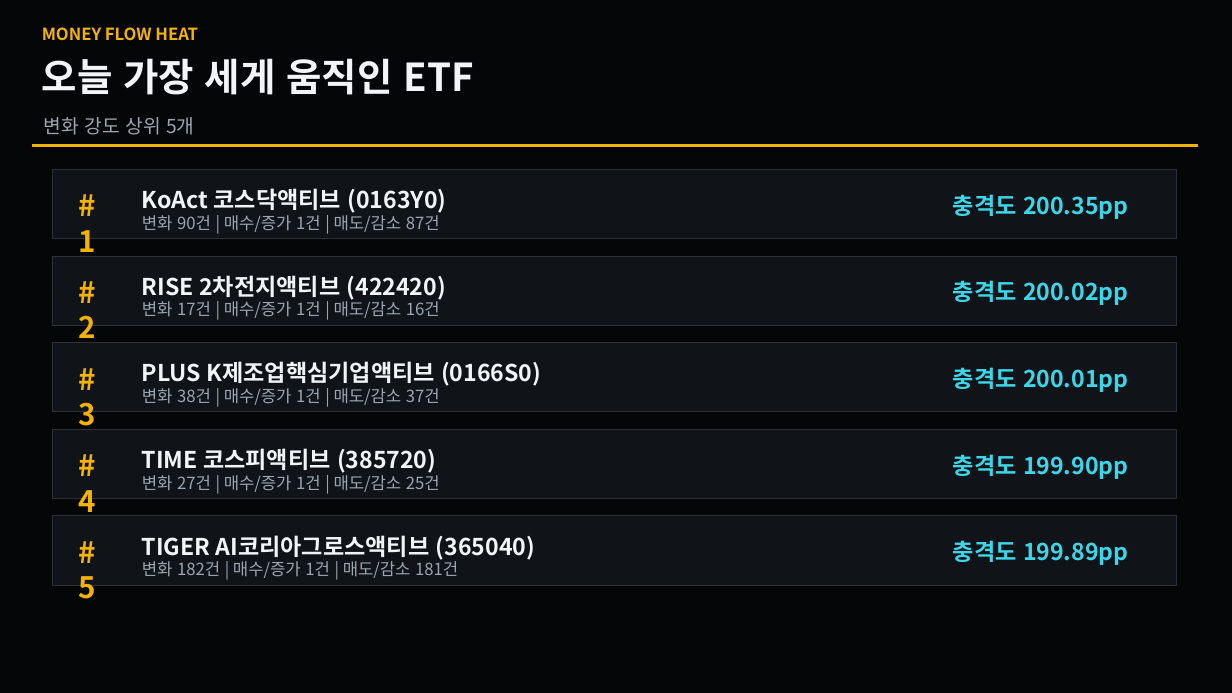
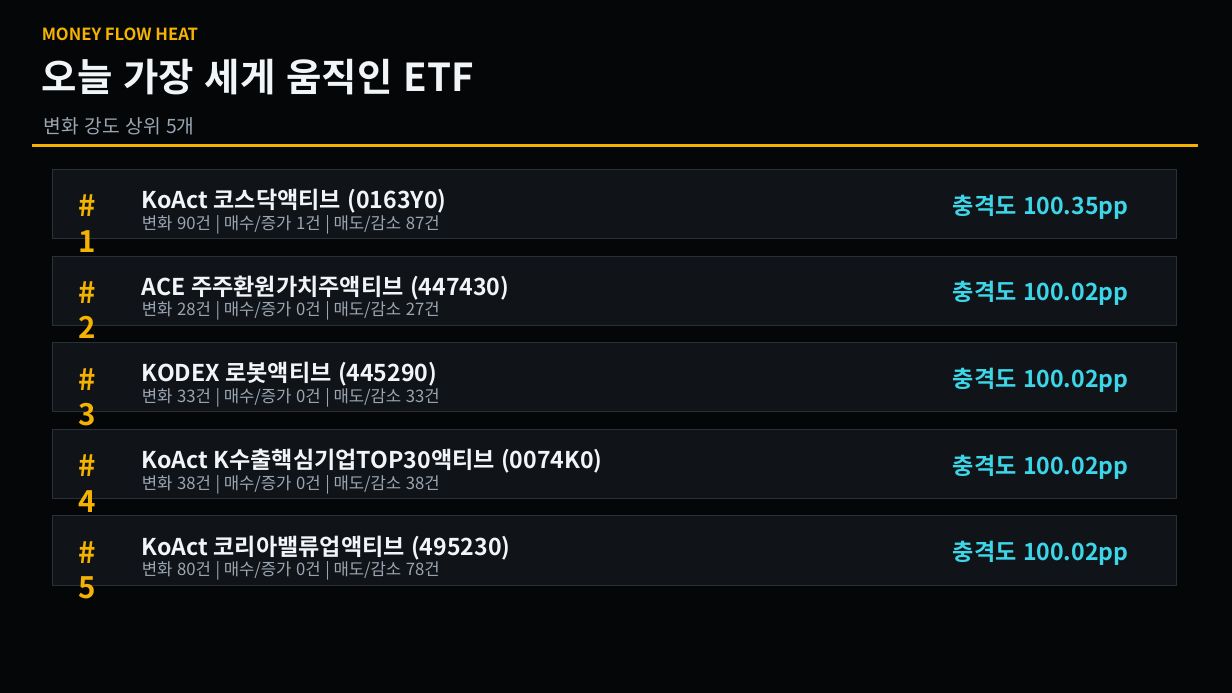
Before and after one commit to se2in/ETF_KRX, a slide deck: slide 2 of docs/latest_changes.pptx. Drawn at 1232x693 pixels with LibreOffice and Linux fonts; fonts in the diff are those of the drawing. Boxes give left, top, right and bottom in pixels: in the first picture for what was removed or moved away, otherwise in the second. Text is boxed around its words. In the diff, an @@ line names an element or a change of style, - is before the commit and + after.

```diff
--- a/docs/latest_changes.pptx
+++ b/docs/latest_changes.pptx
@@ text at box(953, 194, 1128, 219): text changed @@
-충격도 200.35pp
+충격도 100.35pp
@@ text at box(142, 298, 440, 318): text changed @@
-변화 17건 | 매수/증가 1건 | 매도/감소 16건
+변화 28건 | 매수/증가 0건 | 매도/감소 27건
@@ text at box(142, 275, 509, 300): text changed @@
-RISE 2차전지액티브 (422420)
+ACE 주주환원가치주액티브 (447430)
@@ text at box(953, 280, 1128, 305): text changed @@
-충격도 200.02pp
+충격도 100.02pp
@@ text at box(142, 385, 440, 405): text changed @@
-변화 38건 | 매수/증가 1건 | 매도/감소 37건
+변화 33건 | 매수/증가 0건 | 매도/감소 33건
@@ text at box(142, 361, 437, 386): text changed @@
-PLUS K제조업핵심기업액티브 (0166S0)
+KODEX 로봇액티브 (445290)
@@ text at box(953, 367, 1128, 392): text changed @@
-충격도 200.01pp
+충격도 100.02pp
@@ text at box(142, 448, 602, 473): text changed @@
-TIME 코스피액티브 (385720)
+KoAct K수출핵심기업TOP30액티브 (0074K0)
@@ text at box(142, 475, 440, 492): text changed @@
-변화 27건 | 매수/증가 1건 | 매도/감소 25건
+변화 38건 | 매수/증가 0건 | 매도/감소 38건
@@ text at box(953, 454, 1128, 479): text changed @@
-충격도 199.90pp
+충격도 100.02pp
@@ text at box(142, 535, 510, 560): text changed @@
-TIGER AI코리아그로스액티브 (365040)
+KoAct 코리아밸류업액티브 (495230)
@@ text at box(142, 558, 440, 578): text changed @@
-변화 182건 | 매수/증가 1건 | 매도/감소 181건
+변화 80건 | 매수/증가 0건 | 매도/감소 78건
@@ text at box(953, 540, 1128, 565): text changed @@
-충격도 199.89pp
+충격도 100.02pp
```
Also in this commit, not shown: 4 other slides changed, 1 other file.
